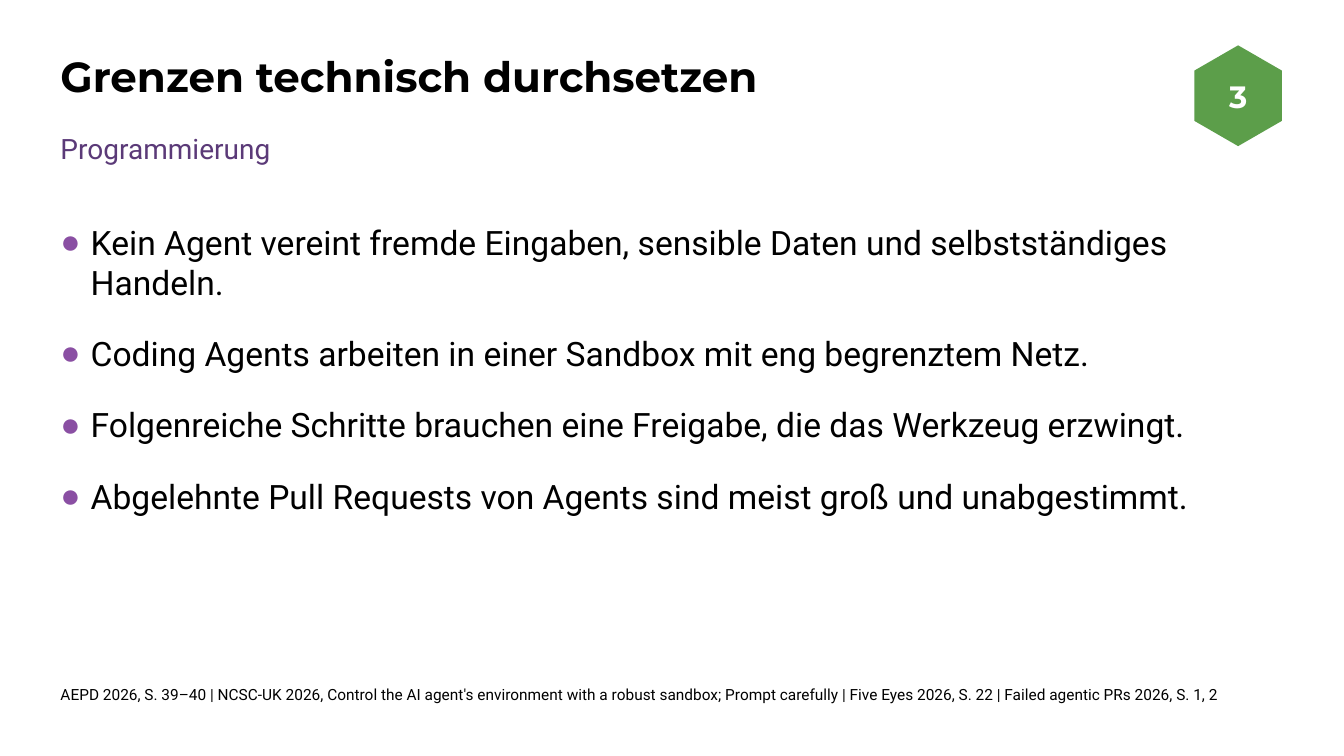
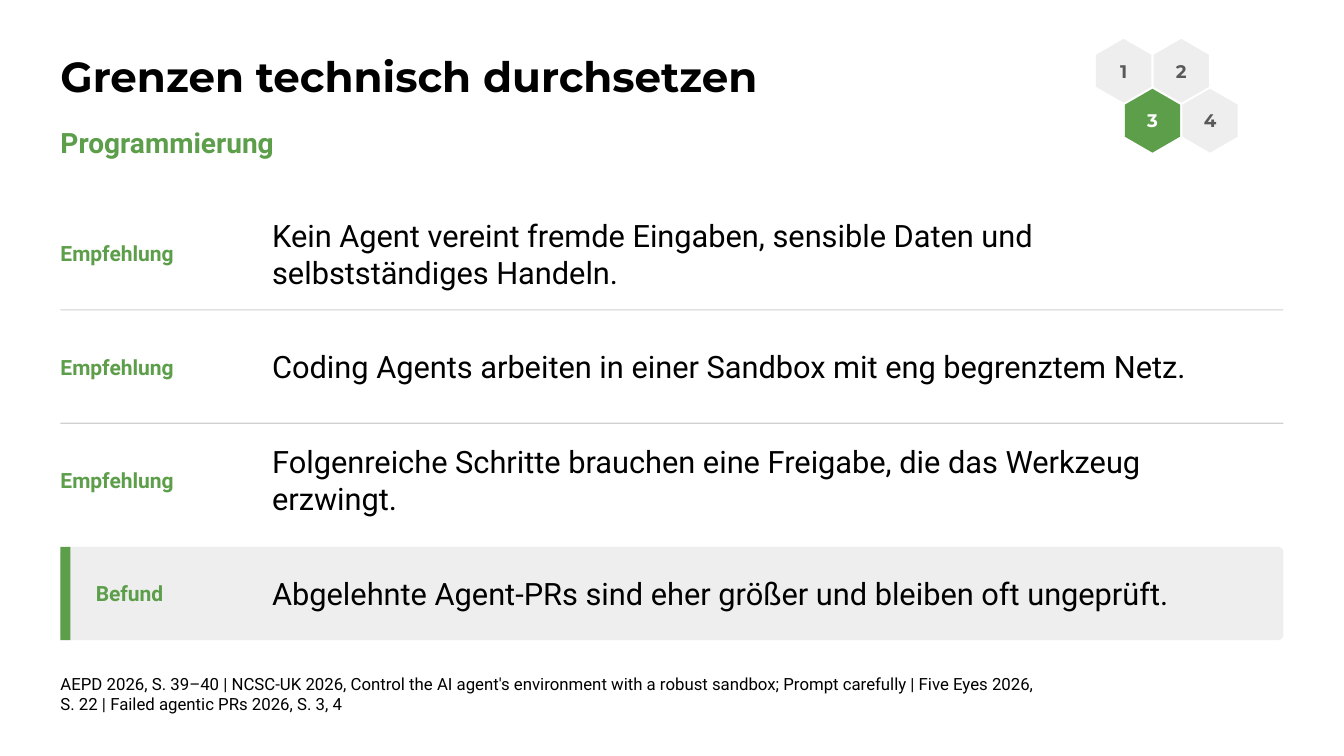
Before and after one commit to DigitalHumanitiesCraft/agentic-governance-workspace, a slide deck: slide 5 of material/DHCraft_Pitch_Regeln_fuer_AI_Agents.pptx. Drawn at 1344x756 pixels with LibreOffice and Linux fonts; fonts in the diff are those of the drawing. Boxes give left, top, right and bottom in pixels: in the first picture for what was removed or moved away, otherwise in the second. Text is boxed around its words. In the diff, an @@ line names an element or a change of style, - is before the commit and + after.

```diff
--- a/material/DHCraft_Pitch_Regeln_fuer_AI_Agents.pptx
+++ b/material/DHCraft_Pitch_Regeln_fuer_AI_Agents.pptx
@@ freeform shape: place and size @@
-freeform shape at box(1195, 45, 1282, 146)
+freeform shape at box(1096, 39, 1151, 103)
@@ freeform shape at box(1096, 39, 1151, 103): fill #5C9E4A to #EEEEEE @@
@@ freeform shape added at box(1153, 39, 1209, 103), fill #EEEEEE @@
@@ text added at box(1120, 65, 1127, 78), 13 pt, text #595959, bold @@
+1
@@ text "3": place and size @@
-text "3" at box(1229, 86, 1247, 109)
+text "3" at box(1147, 114, 1158, 127)
@@ text "3" at box(1147, 114, 1158, 127): size 22 to 13 pt @@
@@ freeform shape added at box(1125, 89, 1181, 152), fill #5C9E4A @@
@@ text added at box(1176, 65, 1187, 78), 13 pt, text #595959, bold @@
+2
@@ freeform shape added at box(1183, 89, 1238, 152), fill #EEEEEE @@
@@ text added at box(1204, 114, 1217, 127), 13 pt, text #595959, bold @@
+4
@@ text "Programmierung" at box(60, 132, 273, 159): text colour #5B3A78 to #5C9E4A, bold on @@
@@ text removed at box(91, 229, 1188, 516) @@
-● Kein Agent vereint fremde Eingaben, sensible Daten und selbstständiges Handeln.
-● Coding Agents arbeiten in einer Sandbox mit eng begrenztem Netz.
-● Folgenreiche Schritte brauchen eine Freigabe, die das Werkzeug erzwingt.
-● Abgelehnte Pull Requests von Agents sind meist groß und unabgestimmt.
@@ text added at box(272, 223, 1032, 291), 22 pt, text #000000 @@
+Kein Agent vereint fremde Eingaben, sensible Daten und selbstständiges Handeln.
@@ text added at box(60, 245, 173, 266), 15 pt, text #5C9E4A, bold @@
+Empfehlung
@@ rectangle added at box(60, 310, 1284, 311), fill #D0D0D0 @@
@@ text added at box(60, 359, 173, 380), 15 pt, text #5C9E4A, bold @@
+Empfehlung
@@ text added at box(272, 355, 1186, 385), 22 pt, text #000000 @@
+Coding Agents arbeiten in einer Sandbox mit eng begrenztem Netz.
@@ rectangle added at box(60, 422, 1284, 423), fill #D0D0D0 @@
@@ text added at box(60, 472, 173, 493), 15 pt, text #5C9E4A, bold @@
+Empfehlung
@@ text added at box(272, 450, 1141, 517), 22 pt, text #000000 @@
+Folgenreiche Schritte brauchen eine Freigabe, die das Werkzeug erzwingt.
@@ rounded rectangle added at box(60, 546, 1284, 640), fill #EEEEEE @@
@@ rectangle added at box(60, 546, 71, 640), fill #5C9E4A @@
@@ text added at box(96, 585, 164, 601), 15 pt, text #5C9E4A, bold @@
+Befund
@@ text added at box(272, 581, 1168, 612), 22 pt, text #000000 @@
+Abgelehnte Agent-PRs sind eher größer und bleiben oft ungeprüft.
@@ text at box(60, 677, 1033, 714): text changed; size 11 to 12 pt @@
-AEPD 2026, S. 39–40 | NCSC-UK 2026, Control the AI agent's environment with a robust sandbox; Prompt carefully | Five Eyes 2026, S. 22 | Failed agentic PRs 2026, S. 1, 2
+AEPD 2026, S. 39–40 | NCSC-UK 2026, Control the AI agent's environment with a robust sandbox; Prompt carefully | Five Eyes 2026, S. 22 | Failed agentic PRs 2026, S. 3, 4
```
Also in this commit, not shown: 5 other slides changed, 1 slide added, 2 other files.
